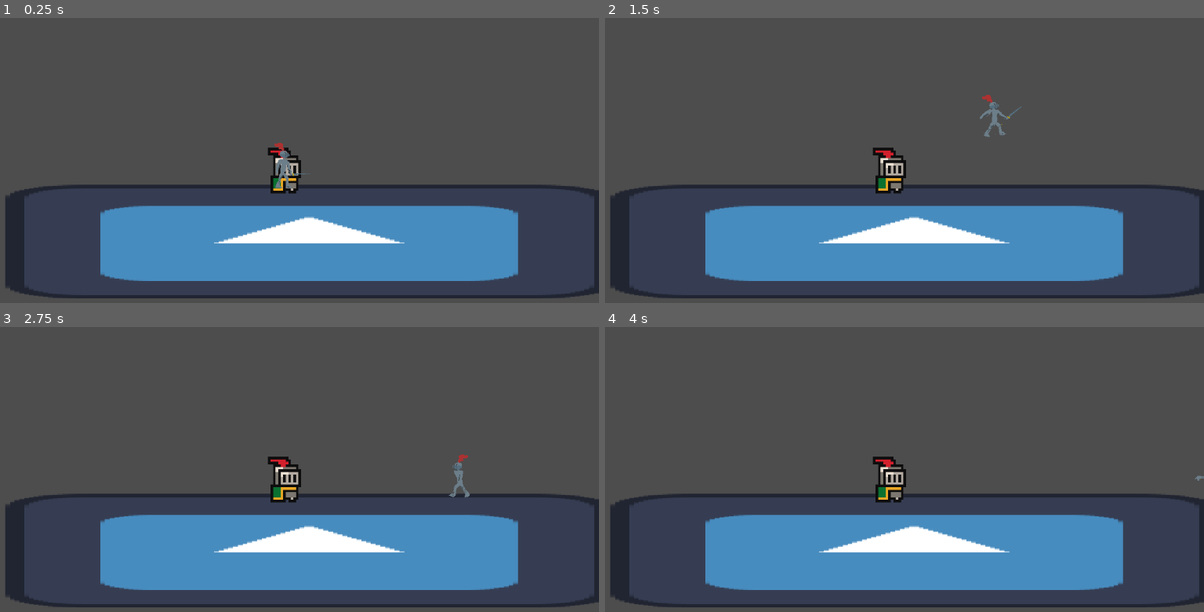
Above: before the commit, frames 1-4 (two rows, left to right).
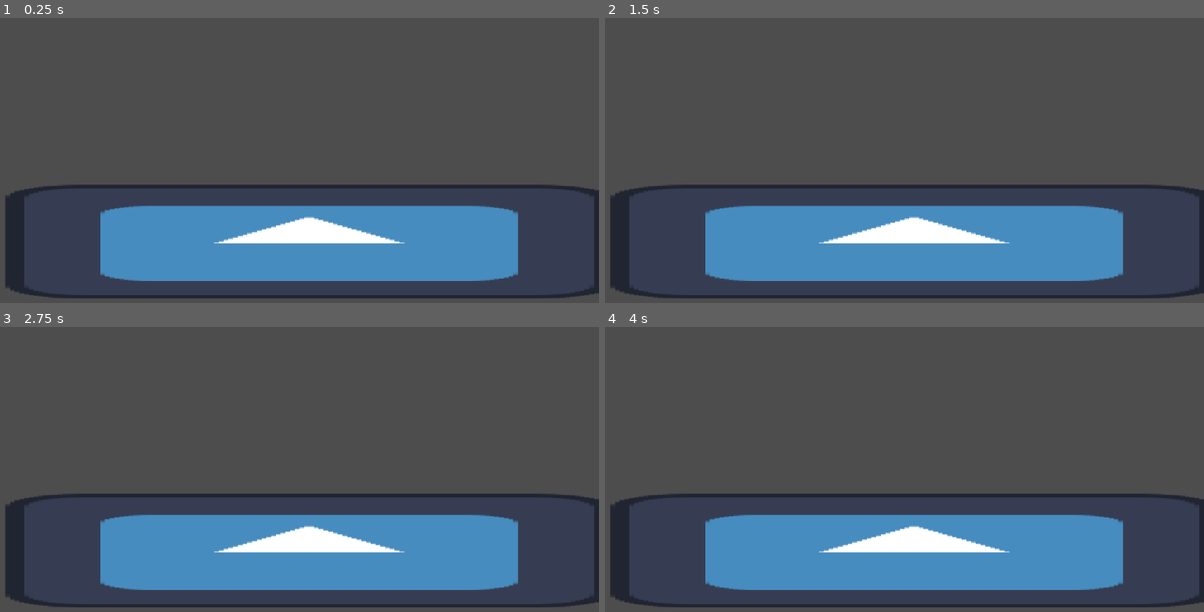
Above: after the commit, the same moments.

Repository: jible/Platform-fighter
Game: Godot game, scene res://scenes/helper_scenes/play_scene.tscn
The game is run twice, just before and just after one commit, with the same random seed, the same clock (stepped at 60 frames per second) and the same inputs. The engine's default icon, where the game draws it, is replaced by a stand-in: a white triangle on a blue panel in a dark square.
Inputs:
- Up to frame 1 (0.25 s): no input
- Up to frame 2 (1.5 s): tap Enter (start, bound only after the commit) at 0.5, 1.35 s; hold Enter (start, bound only after the commit) 0.53-1.28 s; hold D (move_right, bound only before the commit) from 0.53 s (still down); tap E (attack, bound only before the commit) at 0.6 s; tap Space at 0.77 s
- Up to frame 3 (2.75 s): tap Space at 1.52 s; tap E (attack, bound only before the commit) at 1.55, 2.1 s; release D (move_right, bound only before the commit) at 2.03 s; hold A (move_left, bound only before the commit) from 2.03 s (still down); hold Enter (start, bound only after the commit) from 2.03 s (still down)
- Up to frame 4 (4 s): release A (move_left, bound only before the commit) at 2.78 s; release Enter (start, bound only after the commit) at 2.78 s; hold D (move_right, bound only before the commit) from 2.78 s (still down); tap Enter (start, bound only after the commit) at 2.85 s; tap Space at 3.02, 3.77 s; tap E (attack, bound only before the commit) at 3.05 s; hold Enter (start, bound only after the commit) from 3.53 s (still down); tap Shift at 3.6 s

The runs differ from the first frame. In frame 1, 0.7% of the frame differs, in the area x 44-52%, y 43-62%; in frame 2, 0.9%, in the area x 44-70%, y 26-62%; in frame 3, 0.8%; in frame 4, 0.7%.

Commit message:
Began input refactor
Added Match select scene, where players press a to join and b to opt out. Then when there is at least 1 player, press start. This sends you to the play scene. The play scene now populates based on the player manager data. Since there is only one player, it defaults to selecting that player for the players, but when players do choose the character, it will be stored to the player profiles in the player manager.

Many signals now send with the player number instead of the input device. Keyboard is now considered a separate input player from the controller even if they are the same input device number.

Diff:
--- a/platform-fighter/characters/base_character.tscn
+++ b/platform-fighter/characters/base_character.tscn
@@ -144,8 +144,9 @@
 anim_target_frame_rate = 12.0
 metadata/_custom_type_script = "uid://cmitgdh8qbd2q"
 
-[node name="Walk" type="Node2D" parent="SpriteManager/StateMachine" node_paths=PackedStringArray("base_character", "state_machine", "character_body")]
+[node name="Walk" type="Node2D" parent="SpriteManager/StateMachine" node_paths=PackedStringArray("input_handler", "base_character", "state_machine", "character_body")]
 script = ExtResource("10_keiky")
+input_handler = NodePath("../../../InputHandler")
 base_character = NodePath("../../..")
 state_machine = NodePath("..")
 character_body = NodePath("../../../CharacterBody")
--- a/platform-fighter/characters/input_manager.gd
+++ b/platform-fighter/characters/input_manager.gd
@@ -13,16 +13,14 @@
 	STICK_MOVE,
 }
 var drift_threshold = .1
-signal button_event(button_name: String, device: int, event_type: button_event_type, axis:Vector2)
+signal button_event(button_name: String, player_num: int, event_type: button_event_type, axis:Vector2)
 
+@export var max_controller_buffer_size: int = 50
 @export var keyboard_char_num: int = 0
 
-
-@onready var current_controller_states: Array[ControllerState] = [
-	ControllerState.new(),
-	ControllerState.new(),
-	ControllerState.new(),
-]
+@onready var current_controller_states: Array[ControllerState] = []
+# Rolling array of array of controller states
+var all_controller_states: Array[Array]
 
 const keyboard_controls: Dictionary = {
 	KEY_SHIFT: "B",
@@ -60,19 +58,33 @@
 	5: "ZR",
 }
 
+func _ready():
+	for i in max_controller_buffer_size:
+		pass
+	for player in PlayerManager.all_players:
+		current_controller_states.append(ControllerState.new())
 
 
 func _input(event):
-	if play_scene_manager.connection_mode == play_scene_manager.ConnectionMode.ONLINE:
-		pass
 	var button
+	var controller_type: PlayerProfile.ControllerType
+	if event is InputEventKey:
+		controller_type = PlayerProfile.ControllerType.KEYBOARD
+	elif event is InputEventJoypadButton or event is InputEventJoypadMotion:
+		controller_type = PlayerProfile.ControllerType.CONTROLLER
+	if controller_type == null: return
+	var player_number = PlayerManager.get_player_num_from_input(event.device, controller_type)
+	if player_number == null: return
 	if event is InputEventJoypadButton:
+		controller_type = PlayerProfile.ControllerType.CONTROLLER
 		button = button_default_controls.get(event.button_index, null)
 		if !button: return
 		current_controller_states[event.device].buttons[button] = event.pressed
 		var event_type = button_event_type.PRESSED if event.pressed else button_event_type.RELEASED
-		button_event.emit(button,event.device, event_type, Vector2.ZERO)
+		button_event.emit(button, player_number, event_type, Vector2.ZERO)
 	elif event is InputEventJoypadMotion:
+		controller_type = PlayerProfile.ControllerType.CONTROLLER
+
 		var axis_value = event.axis_value
 		if abs(axis_value) < drift_threshold:
 			axis_value = 0
@@ -81,8 +93,7 @@
 		if button == "ZL" or button == "ZR":
 			var pressed = true if axis_value > .9 else false
 			current_controller_states[event.device].buttons[button] = pressed
-			var event_type = button_event_type.PRESSED if pressed else button_event_type.RELEASED
-			button_event.emit(button,event.device, event_type, Vector2.ZERO)
+			button_event.emit(button,player_number, Vector2.ZERO)
 
 		else:
 			var stick_num = floor(event.axis/2)
@@ -90,12 +101,14 @@
 			current_controller_states[event.device].sticks[stick_num][axis] = axis_value
 			button_event.emit(
 				button,
-				event.device,
+				player_number,
 				button_event_type.STICK_MOVE,
 				current_controller_states[event.device].sticks[stick_num]
 			)
 
 	elif event is InputEventKey:
+		controller_type = PlayerProfile.ControllerType.KEYBOARD
+
 		button = keyboard_controls.get(event.keycode, null)
 		if !button: button = keyboard_direction.get(event.keycode, null)
 		if !button:return
@@ -116,11 +129,12 @@
 				if Input.is_key_pressed(dir):
 					dir_vector += dir_keys[keyboard_direction[dir]]
 
-			current_controller_states[keyboard_char_num].sticks[stick_num] = dir_vector
+			current_controller_states[player_number].sticks[stick_num] = dir_vector
 			return
 		var event_type = button_event_type.PRESSED if event.pressed else button_event_type.RELEASED
-		button_event.emit(button,keyboard_char_num, event_type, Vector2.ZERO)
+		button_event.emit(button,player_number, event_type, Vector2.ZERO)
 
 func _physics_process(_delta):
-	#current_controller_states[0] = current_controller_states[0].get_copy()
-	pass
+	#var current_frame = play_scene_manager.get_current_play_frame()
+	for controller in current_controller_states:
+		controller = controller.get_copy()
--- a/platform-fighter/components/for_characters/default_states/walk.gd
+++ b/platform-fighter/components/for_characters/default_states/walk.gd
@@ -1,9 +1,10 @@
 extends CharacterState
 
+@export var input_handler: InputHandler
 
 func enter_state():
 	pass
 
 func update_state(_delta):
-	if not (Input.is_action_pressed("move_left") or Input.is_action_pressed("move_right") ):
+	if abs(input_handler.get_left_stick().x) < .1:
 		state_machine.change_state("Idle")
--- a/platform-fighter/components/for_characters/input_handler.gd
+++ b/platform-fighter/components/for_characters/input_handler.gd
@@ -21,9 +21,7 @@
 	else: return
 	input_manager.button_event.connect(pass_button_signal)
 
-func pass_button_signal(button_name: String, device: int, event_type: InputManager.button_event_type, _axis:Vector2):
-
-	if device != player_number: return
+func pass_button_signal(button_name: String, player_number: int, event_type: InputManager.button_event_type, _axis:Vector2):
 	match event_type:
 		InputManager.button_event_type.PRESSED:
 			button_pressed.emit(button_name)
--- a/platform-fighter/components/for_scenes/character_holder.gd
+++ b/platform-fighter/components/for_scenes/character_holder.gd
@@ -4,20 +4,20 @@
 
 
 @export var play_scene_manager: PlaySceneManager
-@export var characters_to_instance: Array[CharacterSpawnPackage]
 @export var starting_positions = [ Vector2(-10, -20), Vector2(300, -20)]
 var players: Array[BaseCharacter] = []
 
 # Make sure all aspects are loaded without making the players act
 func instance_players():
-	for character_spawn_package in characters_to_instance:
-		var character_profile = character_spawn_package.character_profile
+	for player in PlayerManager.all_players:
+		if !player: continue
+		var character_profile = player.selected_character
 		var scene = load(character_profile.scene_path)
 		var instance: BaseCharacter = scene.instantiate()
 		add_child(instance)
 		players.append(instance)
-		instance.name = "Player" + str(character_spawn_package.player_number)
-		instance.configure_player(character_spawn_package.team_number, character_spawn_package.player_number)
+		instance.name = "Player" + str(player.player_number)
+		instance.configure_player(player.team_number, player.player_number)
 
 # Allow players to animate and receive inputs
 func start_players():
--- /dev/null
+++ b/platform-fighter/components/for_scenes/player_profile.gd
@@ -0,0 +1,33 @@
+class_name PlayerProfile
+extends Resource
+# This stores all day associated with a given player.
+# Mostly for remembering what input device to listen for
+
+enum ControllerType{
+	KEYBOARD,
+	CONTROLLER
+}
+
+
+
+# Player number for the lobby/match
+@export var player_number: int = 0
+# Team player belongs to
+@export var team_number : int = 0
+# The peer number of what machine they belong to
+@export var local_peer_number: int = 0
+# The input device they are listening for on their local device.
+@export var input_device_number: int = 0
+# godot can map keyboard and contrloler to the same input device,
+# so different players can have the same input device but different device types
+@export var controller_type: ControllerType
+# The selected character
+@export var selected_character: CharacterProfile =preload("res://characters/character_profiles/test_character_profile.tres")
+
+func configure(_player_number, _local_peer_number, _input_device_number, _controller_type):
+	player_number = _player_number
+	# For now:
+	team_number = _player_number
+	local_peer_number = _local_peer_number
+	input_device_number = _input_device_number
+	controller_type = _controller_type
--- a/platform-fighter/components/for_scenes/rollback_communication_manager.gd
+++ b/platform-fighter/components/for_scenes/rollback_communication_manager.gd
@@ -11,10 +11,11 @@
 	MESSAGE,
 	INPUT,
 }
+@export var play_scene_manager: PlaySceneManager
+@export var input_manager: InputManager
 
 var udp: PacketPeerUDP
 var game_time: int = 0
-var packet_queue: Array[PackedByteArray] = []
 var round_trip_ticks: int
 var latency
 var host_data = {}
@@ -45,6 +46,11 @@
 	NetworkManager.received_host_connection_properties.connect(connect_to_host)
 	NetworkManager.get_host_info()
 
+func send_encoded_input_packet(encoded_packet):
+	var buffer = StreamPeerBuffer.new()
+	buffer.put_8(PacketType.INPUT)
+	buffer.put_data(encoded_packet)
+
 
 
 func connect_to_host():
@@ -54,8 +60,8 @@
 	udp.connect_to_host(NetworkManager.host_rollback_ip, NetworkManager.host_rollback_port)
 	notify_host_of_connection()
 
-
 func _process(_delta):
+	if play_scene_manager.connection_mode == play_scene_manager.ConnectionMode.LOCAL: return
 	if udp and udp.get_available_packet_count():
 		var packet = udp.get_packet()
 		handle_packet(packet)
@@ -85,6 +91,8 @@
 			receive_client_connection_data(packet)
 		PacketType.MESSAGE:
 			receive_message(packet)
+		PacketType.INPUT:
+			input_manager.receive_network_input(packet)
 
 func handle_client_connection():
 	var new_client_data = {
--- /dev/null
+++ b/platform-fighter/globals/player_manager.gd
@@ -0,0 +1,37 @@
+extends Node
+
+var all_players: Array[PlayerProfile]
+
+signal added_player
+var max_player_count = 4
+
+func _ready():
+	for i in range(max_player_count):
+		all_players.append(null)
+
+func attempt_add_player(new_player_device: int, controller_type: PlayerProfile.ControllerType, new_player_peer_id: int):
+	if get_player_num_from_input(new_player_device, controller_type) != null: return
+
+	var new_player_profile = PlayerProfile.new()
+	var new_player_num
+	for i in range(max_player_count):
+		if all_players[i] == null:
+			new_player_num = i
+			break
+	new_player_profile.configure(new_player_num, new_player_peer_id, new_player_device, controller_type)
+	all_players[new_player_num] = new_player_profile
+	print("adding player")
+
+	added_player.emit(new_player_num)
+
+func attempt_remove_player(target_device_num, controller_type: PlayerProfile.ControllerType , _peer_id):
+	var player_num = get_player_num_from_input(target_device_num, controller_type)
+	if !player_num: return
+	all_players[player_num] = null
+
+func get_player_num_from_input(target_device_num: int, controller_type : PlayerProfile.ControllerType):
+	for i in range(all_players.size()):
+		var player = all_players[i]
+		if player and target_device_num == player.input_device_number and player.controller_type == controller_type:
+			return i
+	return null
--- a/platform-fighter/project.godot
+++ b/platform-fighter/project.godot
@@ -19,6 +19,7 @@
 
 GlobalResources="*res://globals/global_resources.gd"
 NetworkManager="*res://addons/godotrollback/network_manager.gd"
+PlayerManager="*res://globals/player_manager.gd"
 
 [display]
 
@@ -43,44 +44,9 @@
 
 [input]
 
-move_right={
-"deadzone": 0.2,
-"events": [Object(InputEventKey,"resource_local_to_scene":false,"resource_name":"","device":-1,"window_id":0,"alt_pressed":false,"shift_pressed":false,"ctrl_pressed":false,"meta_pressed":false,"pressed":false,"keycode":0,"physical_keycode":68,"key_label":0,"unicode":100,"location":0,"echo":false,"script":null)
-]
-}
-move_left={
-"deadzone": 0.2,
-"events": [Object(InputEventKey,"resource_local_to_scene":false,"resource_name":"","device":-1,"window_id":0,"alt_pressed":false,"shift_pressed":false,"ctrl_pressed":false,"meta_pressed":false,"pressed":false,"keycode":0,"physical_keycode":65,"key_label":0,"unicode":97,"location":0,"echo":false,"script":null)
-]
-}
-jump={
-"deadzone": 0.2,
-"events": [Object(InputEventKey,"resource_local_to_scene":false,"resource_name":"","device":-1,"window_id":0,"alt_pressed":false,"shift_pressed":false,"ctrl_pressed":false,"meta_pressed":false,"pressed":false,"keycode":0,"physical_keycode":32,"key_label":0,"unicode":32,"location":0,"echo":false,"script":null)
-]
-}
-move_up={
-"deadzone": 0.2,
-"events": [Object(InputEventKey,"resource_local_to_scene":false,"resource_name":"","device":-1,"window_id":0,"alt_pressed":false,"shift_pressed":false,"ctrl_pressed":false,"meta_pressed":false,"pressed":false,"keycode":0,"physical_keycode":87,"key_label":0,"unicode":119,"location":0,"echo":false,"script":null)
-]
-}
-move_down={
-"deadzone": 0.2,
-"events": [Object(InputEventKey,"resource_local_to_scene":false,"resource_name":"","device":-1,"window_id":0,"alt_pressed":false,"shift_pressed":false,"ctrl_pressed":false,"meta_pressed":false,"pressed":false,"keycode":0,"physical_keycode":83,"key_label":0,"unicode":115,"location":0,"echo":false,"script":null)
-]
-}
-dash={
-"deadzone": 0.2,
-"events": [Object(InputEventKey,"resource_local_to_scene":false,"resource_name":"","device":-1,"window_id":0,"alt_pressed":false,"shift_pressed":false,"ctrl_pressed":false,"meta_pressed":false,"pressed":false,"keycode":0,"physical_keycode":4194325,"key_label":0,"unicode":0,"location":0,"echo":false,"script":null)
-]
-}
 debug_slow_game={
 "deadzone": 0.2,
 "events": [Object(InputEventKey,"resource_local_to_scene":false,"resource_name":"","device":-1,"window_id":0,"alt_press …(195 unchanged characters)…
-]
-}
-attack={
-"deadzone": 0.2,
-"events": [Object(InputEventKey,"resource_local_to_scene":false,"resource_name":"","device":-1,"window_id":0,"alt_pressed":false,"shift_pressed":false,"ctrl_pressed":false,"meta_pressed":false,"pressed":false,"keycode":0,"physical_keycode":69,"key_label":0,"unicode":101,"location":0,"echo":false,"script":null)
 ]
 }
 debug_print={
@@ -106,6 +72,19 @@
 debug_ready={
 "deadzone": 0.2,
 "events": [Object(InputEventKey,"resource_local_to_scene":false,"resource_name":"","device":-1,"window_id":0,"alt_press …(192 unchanged characters)…
+, Object(InputEventJoypadButton,"resource_local_to_scene":false,"resource_name":"","device":-1,"button_index":1,"pressure":0.0,"pressed":true,"script":null)
+]
+}
+start={
+"deadzone": 0.2,
+"events": [Object(InputEventKey,"resource_local_to_scene":false,"resource_name":"","device":-1,"window_id":0,"alt_pressed":false,"shift_pressed":false,"ctrl_pressed":false,"meta_pressed":false,"pressed":false,"keycode":0,"physical_keycode":4194309,"key_label":0,"unicode":0,"location":0,"echo":false,"script":null)
+, Object(InputEventJoypadButton,"resource_local_to_scene":false,"resource_name":"","device":-1,"button_index":6,"pressure":0.0,"pressed":true,"script":null)
+]
+}
+cancel={
+"deadzone": 0.2,
+"events": [Object(InputEventKey,"resource_local_to_scene":false,"resource_name":"","device":-1,"window_id":0,"alt_pressed":false,"shift_pressed":false,"ctrl_pressed":false,"meta_pressed":false,"pressed":false,"keycode":0,"physical_keycode":4194305,"key_label":0,"unicode":0,"location":0,"echo":false,"script":null)
+, Object(InputEventJoypadButton,"resource_local_to_scene":false,"resource_name":"","device":-1,"button_index":0,"pressure":0.0,"pressed":true,"script":null)
 ]
 }
 
--- /dev/null
+++ b/platform-fighter/scenes/helper_scenes/match_select.gd
@@ -0,0 +1,28 @@
+extends Node2D
+
+var play_scene_path = "res://scenes/helper_scenes/play_scene.tscn"
+
+
+func _ready():
+	print("Press A to join")
+
+
+
+func _input(event: InputEvent):
+	var controller_type: PlayerProfile.ControllerType
+	if event is InputEventJoypadButton:
+		controller_type = PlayerProfile.ControllerType.CONTROLLER
+	elif event is InputEventKey:
+		controller_type = PlayerProfile.ControllerType.KEYBOARD
+	if event.is_action_pressed("debug_ready"):
+		PlayerManager.attempt_add_player(event.device, controller_type, 0)
+		return
+	if event.is_action_pressed("cancel"):
+		PlayerManager.attempt_remove_player(event.device, controller_type, 0)
+		return
+	if event.is_action_pressed("start") and can_start():
+		print(PlayerManager.all_players)
+		get_tree().change_scene_to_file(play_scene_path)
+
+func can_start() ->bool:
+	return PlayerManager.all_players.size() >= 2
--- /dev/null
+++ b/platform-fighter/scenes/helper_scenes/match_select.tscn
@@ -0,0 +1,6 @@
+[gd_scene load_steps=2 format=3 uid="uid://jcsxl6gsxp3b"]
+
+[ext_resource type="Script" uid="uid://divhvnlugjv0d" path="res://scenes/helper_scenes/match_select.gd" id="1_gjghi"]
+
+[node name="MatchSelect" type="Node2D"]
+script = ExtResource("1_gjghi")
--- a/platform-fighter/scenes/helper_scenes/play_scene.gd
+++ b/platform-fighter/scenes/helper_scenes/play_scene.gd
@@ -14,16 +14,25 @@
 }
 @export var connection_mode: ConnectionMode = ConnectionMode.LOCAL
 
+var local_start_frame: int
+
 func _ready():
 	instance_scene()
 	if connection_mode == ConnectionMode.ONLINE:
 		rollback_communication_manager.start_connection()
 	else:
 		start_play()
+
 func instance_scene():
 	stage_holder.instance_stage()
 	character_holder.instance_players()
 
 
 func start_play():
+	local_start_frame = Engine.get_physics_frames()
 	character_holder.start_players()
+
+func get_current_play_frame():
+	var current_frame = Engine.get_physics_frames() - local_start_frame
+	if current_frame < 0:
+		current_frame += (1 << 64)
--- a/platform-fighter/scenes/helper_scenes/play_scene.tscn
+++ b/platform-fighter/scenes/helper_scenes/play_scene.tscn
@@ -1,26 +1,11 @@
-[gd_scene load_steps=12 format=3 uid="uid://mbd7hr8paxe0"]
+[gd_scene load_steps=7 format=3 uid="uid://mbd7hr8paxe0"]
 
 [ext_resource type="Script" uid="uid://b1g2yvibmsn5v" path="res://characters/input_manager.gd" id="1_m1edv"]
 [ext_resource type="Script" uid="uid://dr5leuuafn8o0" path="res://scenes/helper_scenes/play_scene.gd" id="1_wklqy"]
 [ext_resource type="Script" uid="uid://bu4xmull0njfa" path="res://components/for_scenes/stage_holder.gd" id="2_tk78d"]
 [ext_resource type="Script" uid="uid://bu7dkeodqc58x" path="res://components/for_scenes/character_holder.gd" id="3_que2y"]
-[ext_resource type="Script" uid="uid://cts8w1ybgwjit" path="res://components/for_scenes/character_spawn_package.gd" id="4_0nyru"]
 [ext_resource type="Script" uid="uid://cm66823utepqk" path="res://components/for_scenes/debug_helper.gd" id="4_kdvgv"]
-[ext_resource type="Resource" uid="uid://wmqfm5khqbjm" path="res://characters/character_profiles/test_character_profile.tres" id="5_0fodh"]
-[ext_resource type="Resource" uid="uid://bhk8l7kscf5a1" path="res://characters/character_profiles/knighty_profile.tres" id="6_k2aac"]
 [ext_resource type="Script" uid="uid://b1b5vrtqnk0ck" path="res://components/for_scenes/rollback_communication_manager.gd" id="8_0fodh"]
-
-[sub_resource type="Resource" id="Resource_k2aac"]
-script = ExtResource("4_0nyru")
-character_profile = ExtResource("5_0fodh")
-metadata/_custom_type_script = "uid://cts8w1ybgwjit"
-
-[sub_resource type="Resource" id="Resource_fq1qp"]
-script = ExtResource("4_0nyru")
-character_profile = ExtResource("6_k2aac")
-player_number = 1
-team_number = 1
-metadata/_custom_type_script = "uid://cts8w1ybgwjit"
 
 [node name="PlaySceneManager" type="Node2D" node_paths=PackedStringArray("camera", "input_manager", "stage_holder", "character_holder", "rollback_communication_manager")]
 script = ExtResource("1_wklqy")
@@ -29,6 +14,7 @@
 stage_holder = NodePath("StageHolder")
 character_holder = NodePath("CharacterHolder")
 rollback_communication_manager = NodePath("RollbackCommunicationManager")
+connection_mode = null
 
 [node name="Camera2D" type="Camera2D" parent="."]
 zoom = Vector2(0.31, 0.31)
@@ -39,7 +25,6 @@
 [node name="CharacterHolder" type="Node2D" parent="." node_paths=PackedStringArray("play_scene_manager")]
 script = ExtResource("3_que2y")
 play_scene_manager = NodePath("..")
-characters_to_instance = Array[ExtResource("4_0nyru")]([SubResource("Resource_k2aac"), SubResource("Resource_fq1qp")])
 
 [node name="InputManager" type="Node" parent="." node_paths=PackedStringArray("play_scene_manager")]
 script = ExtResource("1_m1edv")
@@ -49,5 +34,7 @@
 [node name="DebugHelper" type="Node" parent="."]
 script = ExtResource("4_kdvgv")
 
-[node name="RollbackCommunicationManager" type="Node" parent="."]
+[node name="RollbackCommunicationManager" type="Node" parent="." node_paths=PackedStringArray("play_scene_manager", "input_manager")]
 script = ExtResource("8_0fodh")
+play_scene_manager = NodePath("..")
+input_manager = NodePath("../InputManager")
Not shown, added: platform-fighter/components/for_scenes/player_profile.gd.uid
Not shown, added: platform-fighter/globals/player_manager.gd.uid
Not shown, added: platform-fighter/scenes/helper_scenes/match_select.gd.uid
